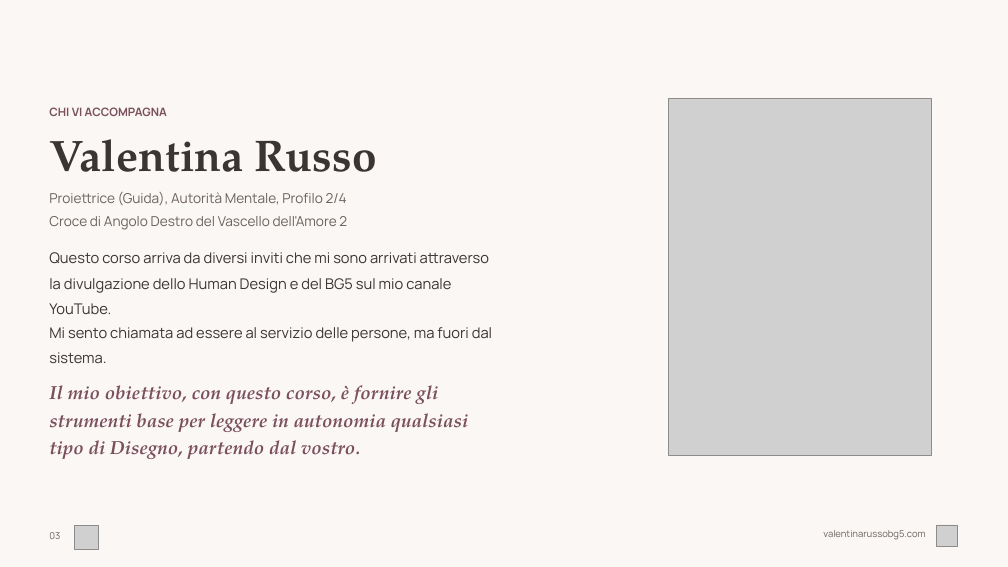
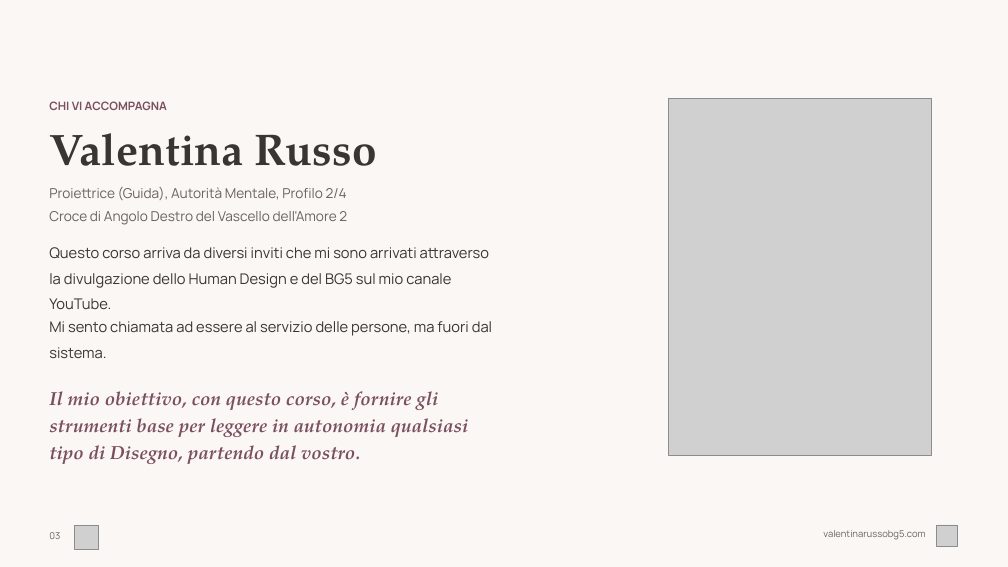
Before and after one commit to valentina-russo/valentinarusso-site, a slide deck: slide 3 of grav-site/root/kit-corso/corso-base-hd.pptx. Drawn at 1008x567 pixels with LibreOffice and Linux fonts; fonts in the diff are those of the drawing; grey boxes stand for pictures. Boxes give left, top, right and bottom in pixels: in the first picture for what was removed or moved away, otherwise in the second. Text is boxed around its words. In the diff, an @@ line names an element or a change of style, - is before the commit and + after.

```diff
--- a/grav-site/root/kit-corso/corso-base-hd.pptx
+++ b/grav-site/root/kit-corso/corso-base-hd.pptx
@@ 5 texts moved together from (x1=49, y1=107, x2=492, y2=363) to (x1=49, y1=101, x2=492, y2=358) @@
@@ text "Il mio obiettivo, con questo ..." moved from (x1=49, y1=385, x2=469, y2=459) to (x1=49, y1=391, x2=469, y2=464) @@
```
Also in this commit, not shown: 5 other slides changed, 1 other file.
